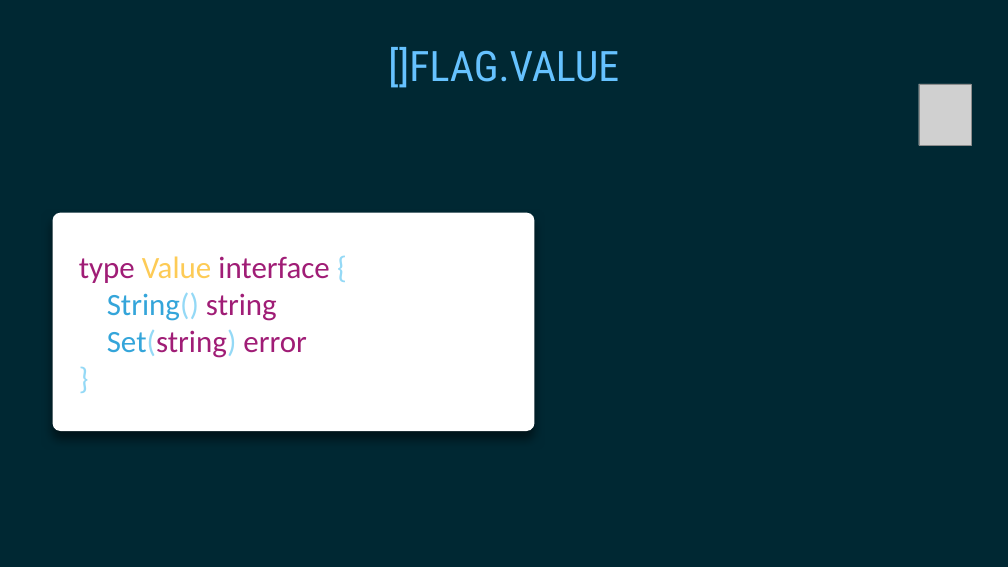
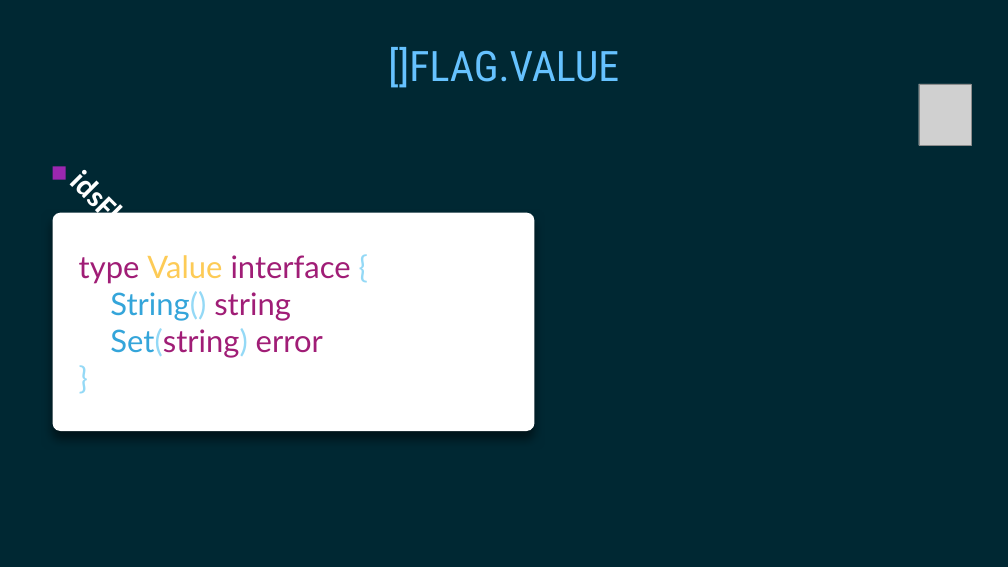
Before and after one commit to gophertuts/reminders-cli, a slide deck: slide 9 of slides/client/Switch.pptx. Drawn at 1008x567 pixels with LibreOffice and Linux fonts; fonts in the diff are those of the drawing; grey boxes stand for pictures. Boxes give left, top, right and bottom in pixels: in the first picture for what was removed or moved away, otherwise in the second. Text is boxed around its words. In the diff, an @@ line names an element or a change of style, - is before the commit and + after.

```diff
--- a/slides/client/Switch.pptx
+++ b/slides/client/Switch.pptx
@@ rectangle added at [53, 166, 66, 180], fill #9C27B0 @@
@@ line added at [75, 173, 127, 225], 58 pt, text #FFFFFF, bold @@
+idsFlag
@@ text "type Value interface {" at [79, 255, 351, 358]: font Calibri to Lato @@
```
Also in this commit, not shown: 7 other slides changed, 2 slides added, 4 other files.
